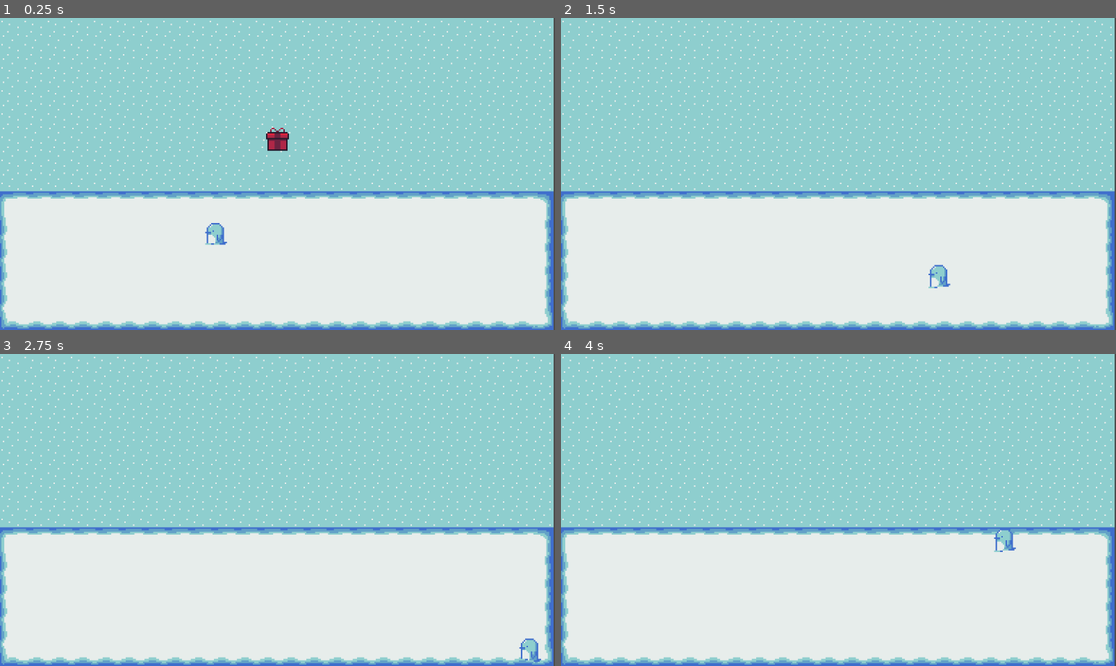
Above: before the commit, frames 1-4 (two rows, left to right).
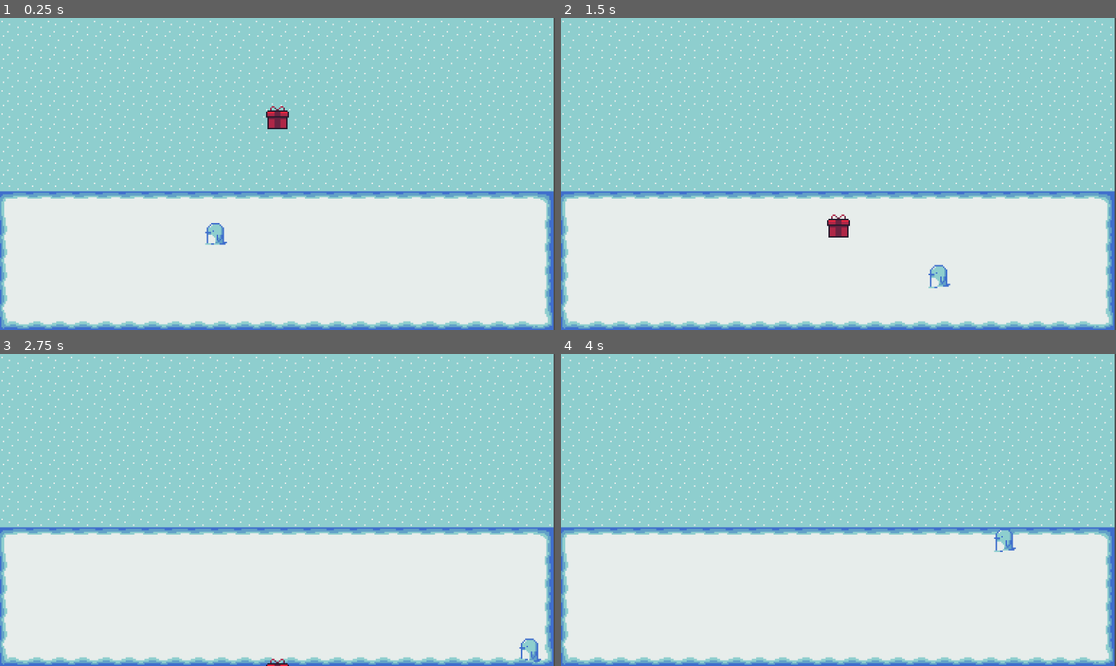
Above: after the commit, the same moments.

Repository: emilykrohn/Waddle
Game: Godot game, scene res://Scenes/main.tscn
The game is run twice, just before and just after one commit, with the same random seed, the same clock (stepped at 60 frames per second) and the same inputs.
Inputs:
- Up to frame 1 (0.25 s): no input
- Up to frame 2 (1.5 s): hold D (right) 0.53-1.28 s; hold S (down) from 1.28 s (still down)
- Up to frame 3 (2.75 s): release S (down) at 2.03 s; hold D (right) from 2.03 s (still down)
- Up to frame 4 (4 s): release D (right) at 2.78 s; hold W (up) 2.78-3.53 s; hold A (left) from 3.53 s (still down)

The runs differ from the first frame. In frame 1, 0.5% of the frame differs, in the area x 47-53%, y 28-43%; in frame 2, 0.2%; in frame 3, less than 0.1%; in frame 4, nothing differs.

Commit message:
Decrease red present speed

Diff:
--- a/Scripts/red_present.gd
+++ b/Scripts/red_present.gd
@@ -3,4 +3,4 @@
 const COLOR = "Red"
 
 func _process(delta):
-	$%PresentMovement.movement(2)
+	$%PresentMovement.movement(1)
